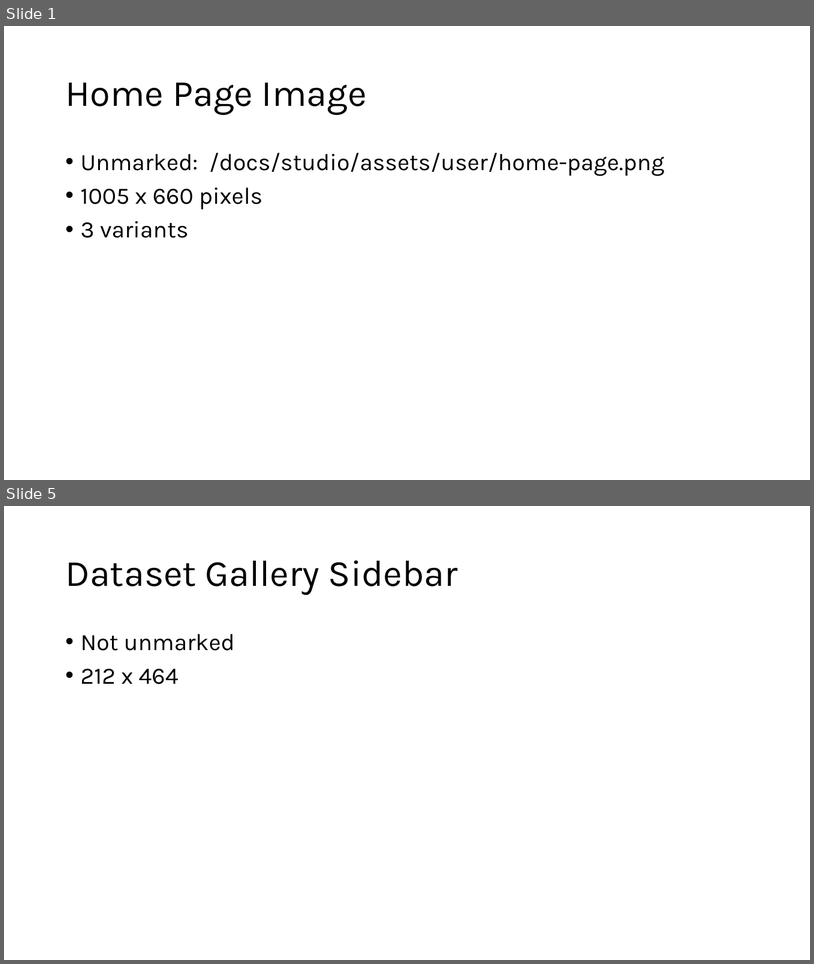
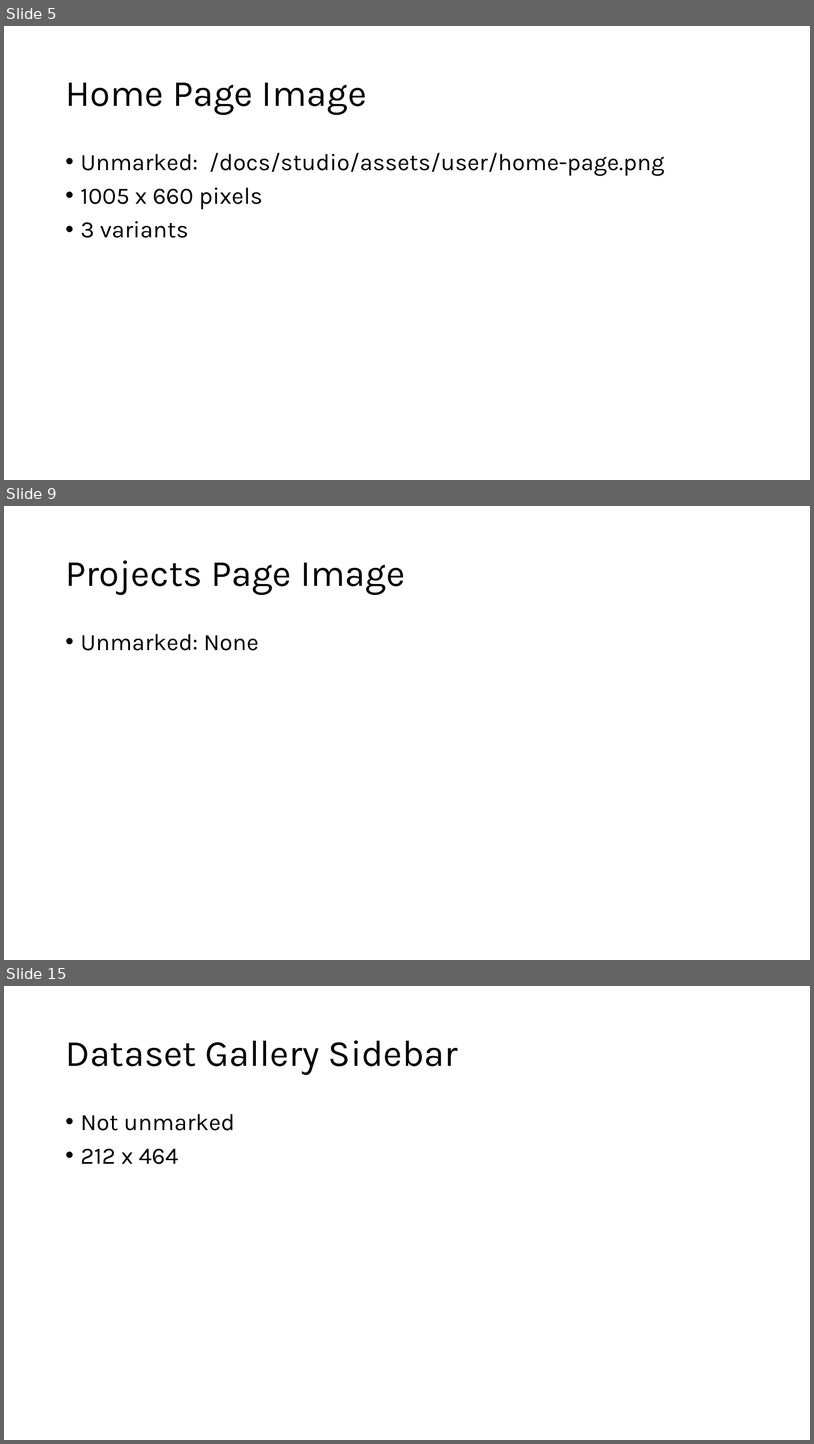
Before and after one commit to EdgeFirstAI/documentation, a slide deck: images_with_layers.pptx. Shown one above the other, each under a label of ours: slides 1 and 5 before the commit, slides 5, 9 and 15 after it; the slides between them are not shown. The pictures are 814x964 and 814x1444 pixels, drawn with LibreOffice and Linux fonts; fonts in the diff are those of the drawing. Boxes give left, top, right and bottom in pixels: in the first picture for what was removed or moved away, otherwise in the second. Text is boxed around its words. In the diff, an @@ line names an element or a change of style, - is before the commit and + after.

Commit message:
[DE-2265]: Added instructions for splitting and verifying the dataset. Made dataset splitting a discrete documentation. Added steps for navigating to the Projects. Updating screenshots for the email verification, login, and main projects page that seemed to be quite different now.

```diff
--- a/images_with_layers.pptx
+++ b/images_with_layers.pptx
@@ slide 9 added at [4,506,810,960], background #FFFFFF @@
@@ title added at [65,560,405,595], 44 pt, text #000000 @@
+Projects Page Image
@@ text added at [81,634,259,651], 28 pt, text #000000 @@
+• Unmarked: None
@@ what was slide 1 is now slide 5 @@
@@ what was slide 5 is now slide 15 @@
```
Also in this commit, not shown: 2 slides changed, 10 other slides added, 1 slide removed, 18 other files.
